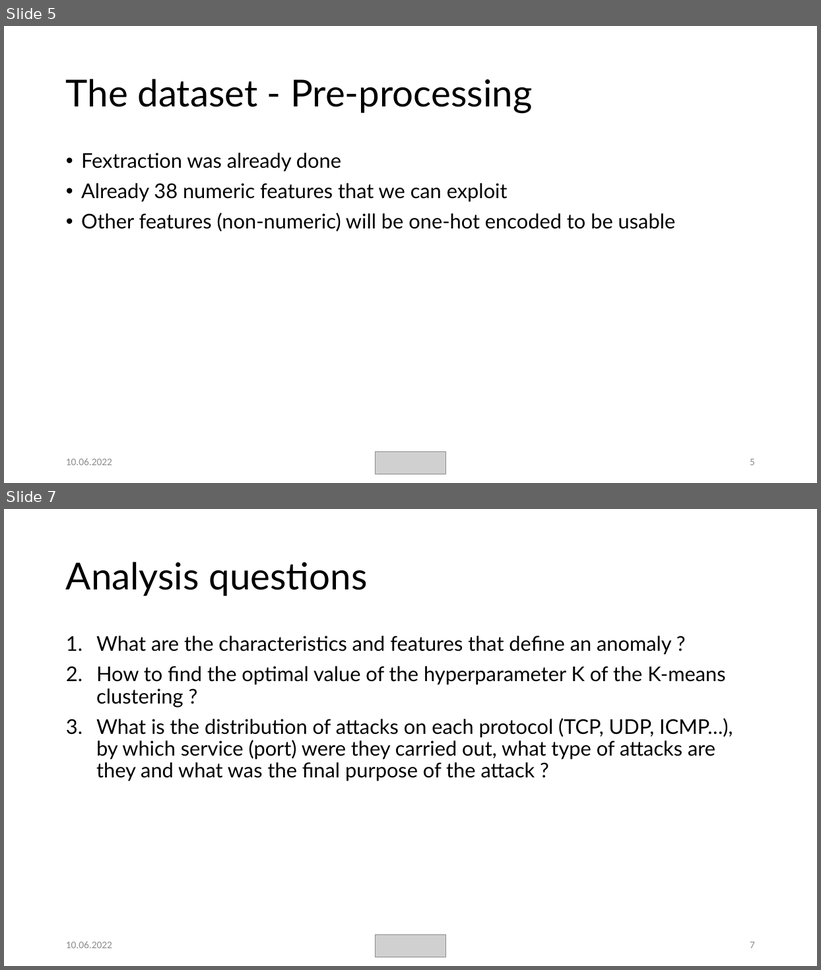
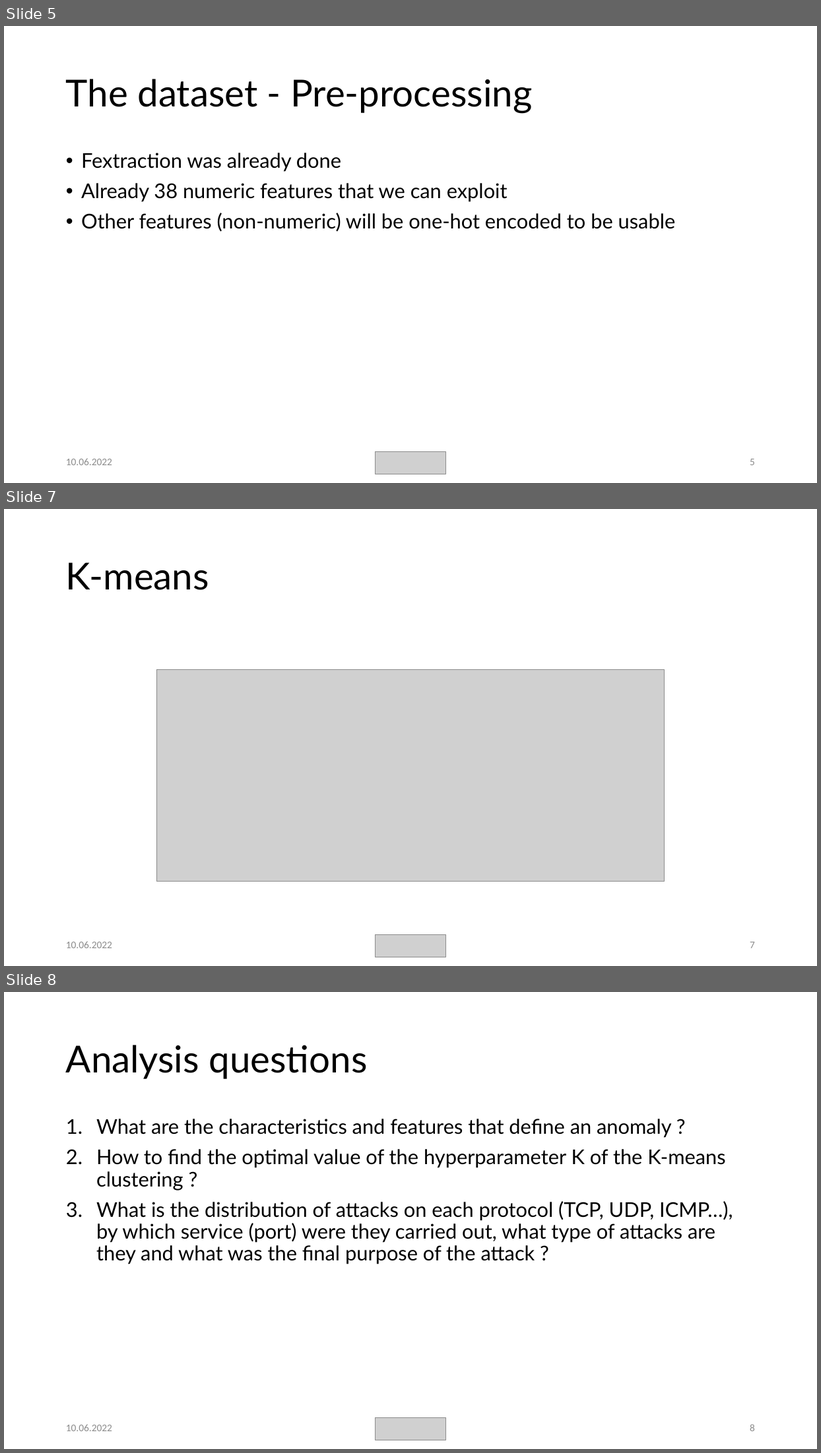
Before and after one commit to weevood/MA-BDA_Project, a slide deck: Documentation/Anomaly-Detection-in-Network-Traffic-with-K-means-Clustering.pptx. Shown one above the other, each under a label of ours: slides 5 and 7 before the commit, slides 5, 7 and 8 after it; the slides between them are not shown. The pictures are 821x970 and 821x1453 pixels, drawn with LibreOffice and Linux fonts; fonts in the diff are those of the drawing; grey boxes stand for pictures. Boxes give left, top, right and bottom in pixels: in the first picture for what was removed or moved away, otherwise in the second. Text is boxed around its words. In the diff, an @@ line names an element or a change of style, - is before the commit and + after.

```diff
--- a/Documentation/Anomaly-Detection-in-Network-Traffic-with-K-means-Clustering.pptx
+++ b/Documentation/Anomaly-Detection-in-Network-Traffic-with-K-means-Clustering.pptx
@@ slide 7 added at [4,509,817,966], background #FFFFFF @@
@@ title added at [66,562,209,590], 44 pt, text #000000 @@
+K-means
@@ picture added at [156,670,665,882] @@
@@ text added at [66,941,112,949], 12 pt, text #8C8C8C @@
+10.06.2022
@@ picture added at [375,935,446,957] @@
@@ page number added at [750,942,755,949], 12 pt, text #8C8C8C @@
+7
@@ what was slide 7 is now slide 8 @@
@@ page number at [750,1424,755,1432]: text changed @@
-7
+8
```
Also in this commit, not shown: 6 slides changed, 2 other slides added, 1 other file.
